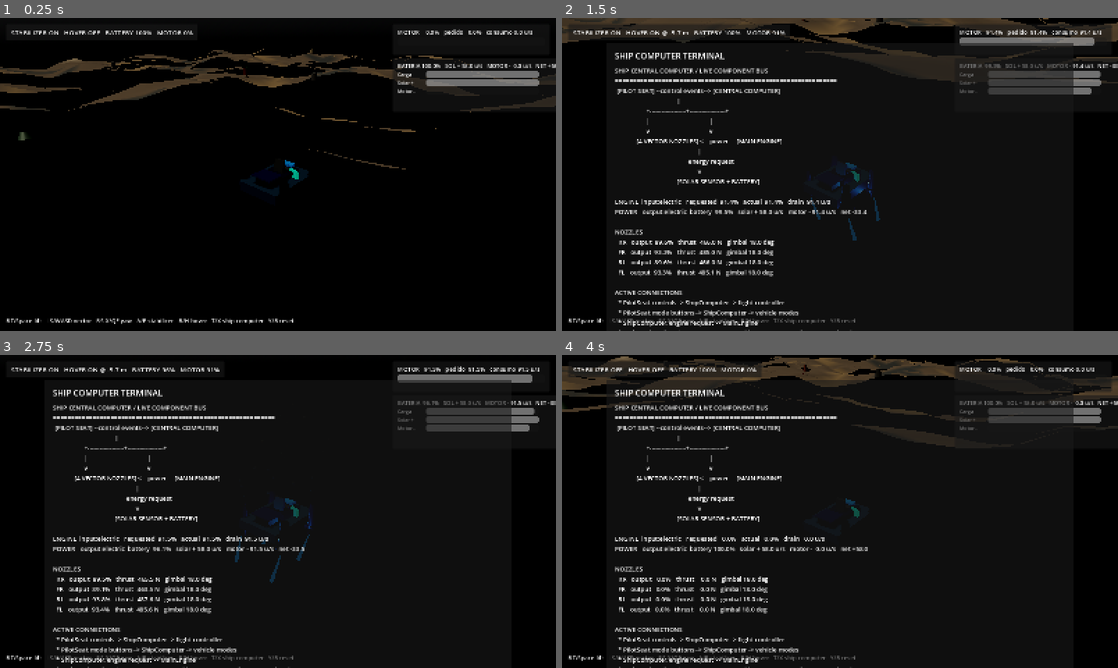
Above: before the commit, frames 1-4 (two rows, left to right).
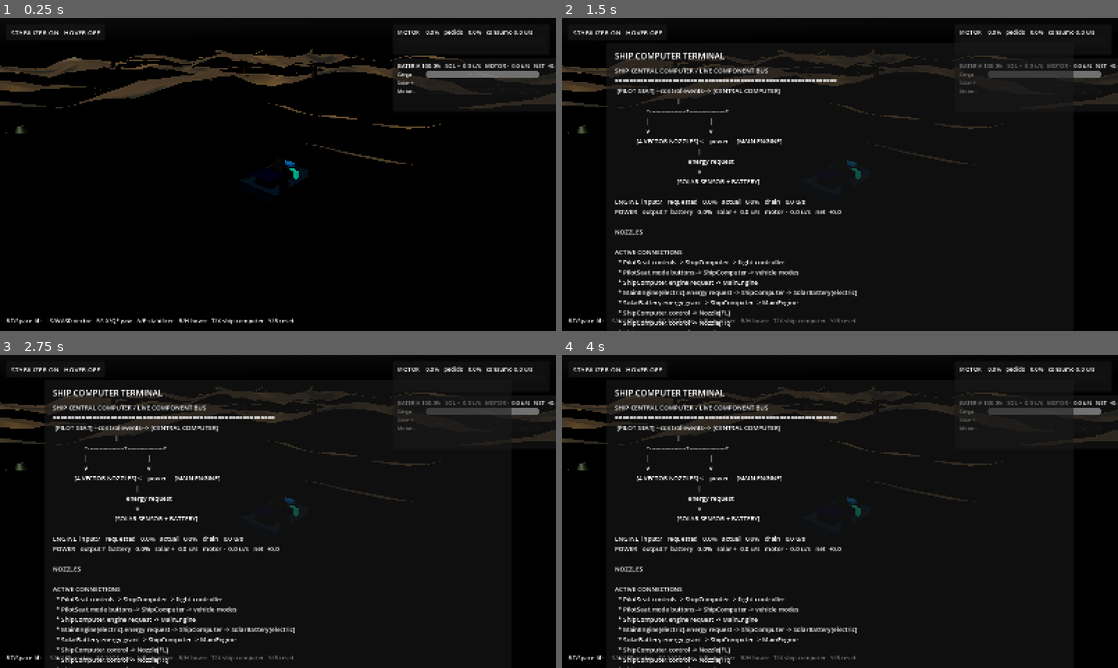
Above: after the commit, the same moments.

Repository: sebasu66/general
Game: Godot game, scene res://scenes/main.tscn
The game is run twice, just before and just after one commit, with the same random seed, the same clock (stepped at 60 frames per second) and the same inputs.
Inputs:
- Up to frame 1 (0.25 s): no input
- Up to frame 2 (1.5 s): tap Enter at 0.5 s; hold D (vehicle_move_right) 0.53-1.28 s; tap T (vehicle_computer_toggle) at 0.6 s; hold S (vehicle_move_back) from 1.28 s (still down); tap H (vehicle_hover_toggle) at 1.35 s
- Up to frame 3 (2.75 s): release S (vehicle_move_back) at 2.03 s; hold D (vehicle_move_right) from 2.03 s (still down); tap Space (vehicle_lift) at 2.1 s
- Up to frame 4 (4 s): tap R (vehicle_reset) at 2.75 s; release D (vehicle_move_right) at 2.78 s; hold W (vehicle_move_forward) 2.78-3.53 s; tap F (vehicle_stabilizer_toggle) at 2.85 s; hold A (vehicle_move_left) from 3.53 s (still down); tap 2 (vehicle_thruster_2) at 3.6 s

The runs differ from the first frame. In frame 1, 3.2% of the frame differs, in the area x 0-100%, y 4-57%; in frame 2, 13%, in the area x 0-100%, y 0-100%; in frame 3, 8.9%; in frame 4, 12%.
Error after the commit: Invalid call. Nonexistent function 'configure_spawn_transform' in base 'RigidBody3D (VehicleLogic)'. (res://scripts/main.gd:36)

Commit message:
fix: spawn vehicle only after terrain exists

Diff:
--- a/experiments/vector-thruster-prototype/scripts/main.gd
+++ b/experiments/vector-thruster-prototype/scripts/main.gd
@@ -2,6 +2,7 @@
 
 const BASE_CONTENT_SIZE := Vector2i(1600, 900)
 
+@onready var terrain: ProceduralTerrain = $Terrain
 @onready var vehicle: VehicleLogic = $Vehicle
 @onready var follow_camera: PrototypeFollowCamera = $FollowCamera
 @onready var hud: DebugHUD = $HUD
@@ -15,12 +16,34 @@
     PilotInput.ensure_actions()
     _configure_window_scaling()
     _configure_environment()
+    _place_vehicle_after_terrain_generation()
     follow_camera.target = vehicle
     follow_camera.snap_to_target()
     hud.bind(vehicle)
     engine_ui.bind(vehicle.get_engine_component())
     power_ui.bind(vehicle.get_power_source_component())
     computer_ui.bind(vehicle.get_ship_computer())
+
+
+func _place_vehicle_after_terrain_generation() -> void:
+    terrain.ensure_generated()
+    var spawn_position := terrain.get_safe_spawn_position()
+
+    vehicle.freeze = true
+    vehicle.global_position = spawn_position
+    vehicle.linear_velocity = Vector3.ZERO
+    vehicle.angular_velocity = Vector3.ZERO
+    vehicle.configure_spawn_transform(vehicle.global_transform)
+    vehicle.reset_physics_interpolation()
+    vehicle.freeze = false
+
+    print(
+        "[WORLD] terrain ready -> vehicle positioned at %.2f m above world origin (terrain %.2f + clearance %.2f)" % [
+            spawn_position.y,
+            terrain.get_height_at(0.0, 0.0),
+            terrain.spawn_clearance,
+        ]
+    )
 
 
 func _configure_window_scaling() -> void:
